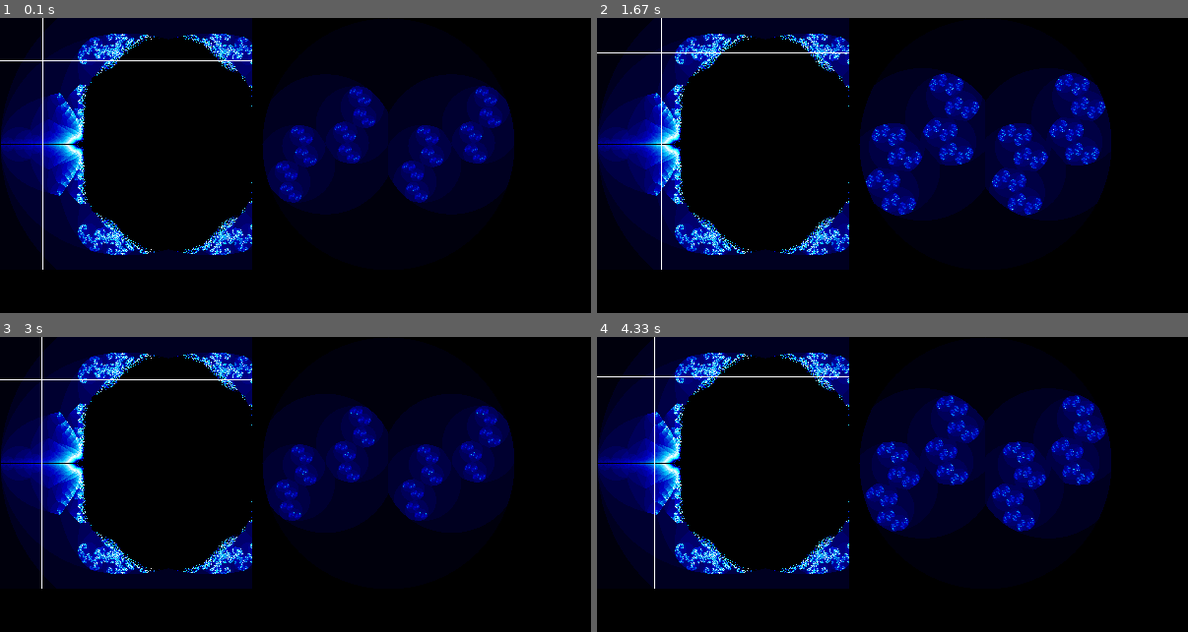
Above: before the commit, frames 1-4 (two rows, left to right).
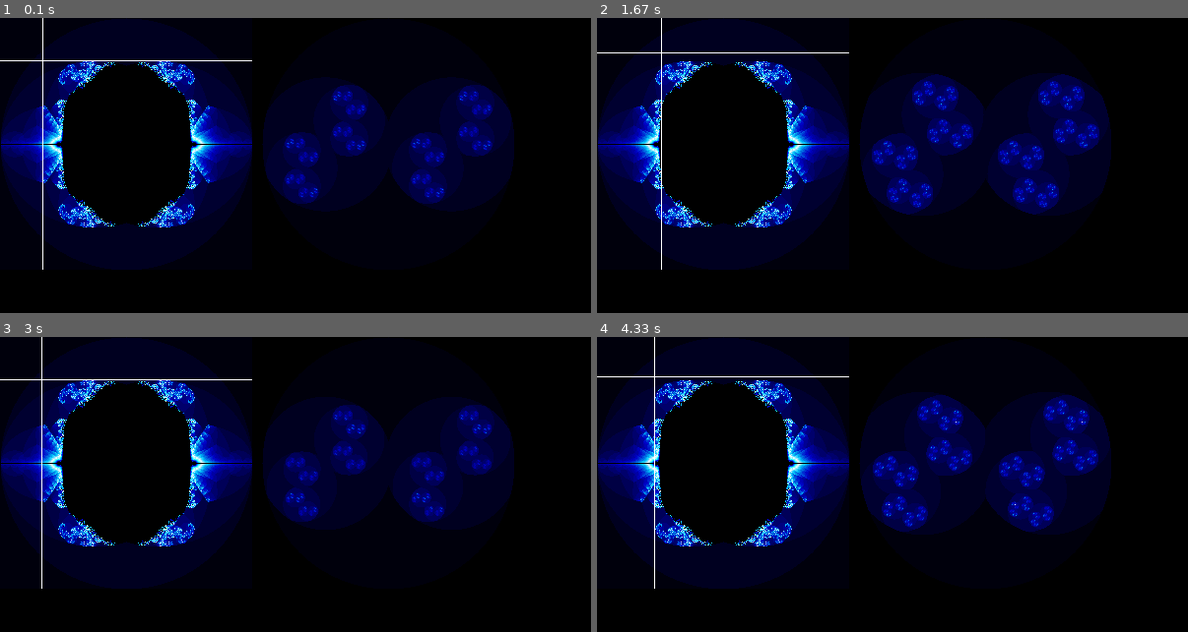
Above: after the commit, the same moments.

Repository: tisnik/fractals
Game: pygame game, started from complex/barnsley_j1_interactive.py
Two runs of this game, one before a commit and one after it. Both use one fixed random seed, a clock stepped at 60 frames per second and the inputs below.
Inputs:
- Up to frame 1 (0.1 s): no input
- Up to frame 2 (1.67 s): hold Right 0.33-0.8 s; hold Up 0.83-1.13 s; hold Right 1.17-1.63 s
- Up to frame 3 (3 s): hold Left 1.67-2.2 s; hold Down 2.23-2.53 s; hold Left 2.57-2.97 s
- Up to frame 4 (4.33 s): hold Up 3-3.37 s; hold Right 3.4-4.03 s; hold Down from 4.07 s (still down)

The runs differ from the first frame. In frame 1, 19% of the frame differs, in the area x 1-87%, y 5-81%; in frame 2, 22%, in the area x 1-86%, y 5-81%; in frame 3, 19%; in frame 4, 21%.

Commit message:
Changed coordinates window to render fractal

Diff:
--- a/complex/barnsley_j1_interactive.py
+++ b/complex/barnsley_j1_interactive.py
@@ -26,9 +26,9 @@
 
 # Mandelbrot fractal parameters
 XMIN = -2.0
-XMAX = 1.0
-YMIN = -1.5
-YMAX = 1.5
+XMAX = 2.0
+YMIN = -2.0
+YMAX = 2.0
 MAXITER = 100
 
 
